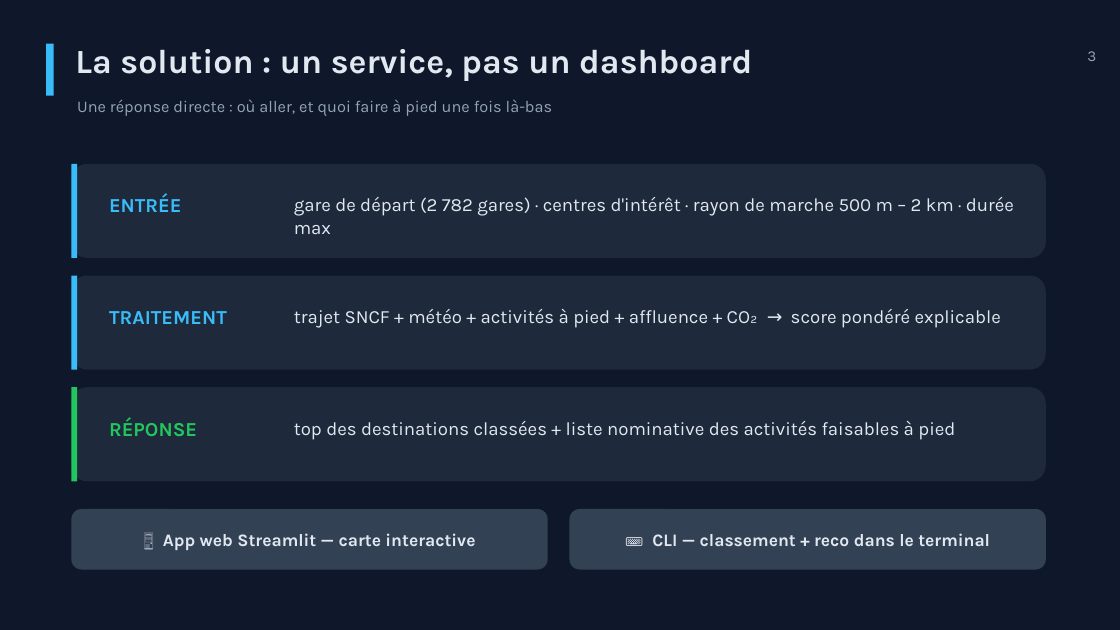
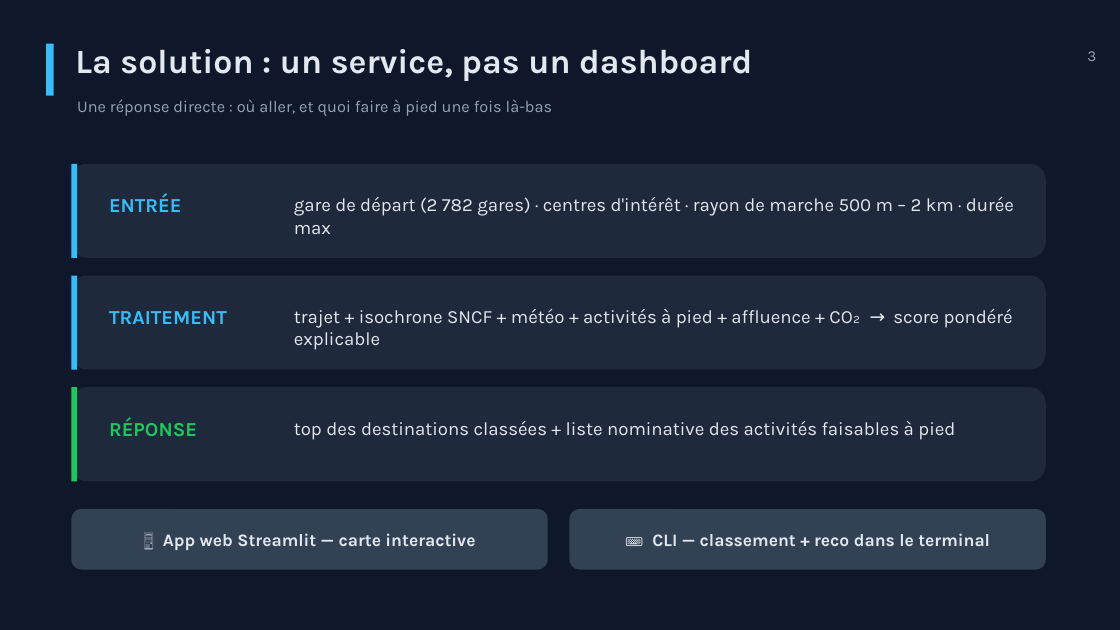
Before and after one commit to ilya32e/Tourisme-en-train, a slide deck: slide 3 of docs/presentation_escapade_v2.pptx. Drawn at 1120x630 pixels with LibreOffice and Linux fonts; fonts in the diff are those of the drawing. Boxes give left, top, right and bottom in pixels: in the first picture for what was removed or moved away, otherwise in the second. Text is boxed around its words. In the diff, an @@ line names an element or a change of style, - is before the commit and + after.

```diff
--- a/docs/presentation_escapade_v2.pptx
+++ b/docs/presentation_escapade_v2.pptx
@@ text at (294, 309, 1013, 350): text changed @@
-trajet SNCF + météo + activités à pied + affluence + CO₂ → score pondéré explicable
+trajet + isochrone SNCF + météo + activités à pied + affluence + CO₂ → score pondéré explicable
```
Also in this commit, not shown: 3 other slides changed, 5 other files.
